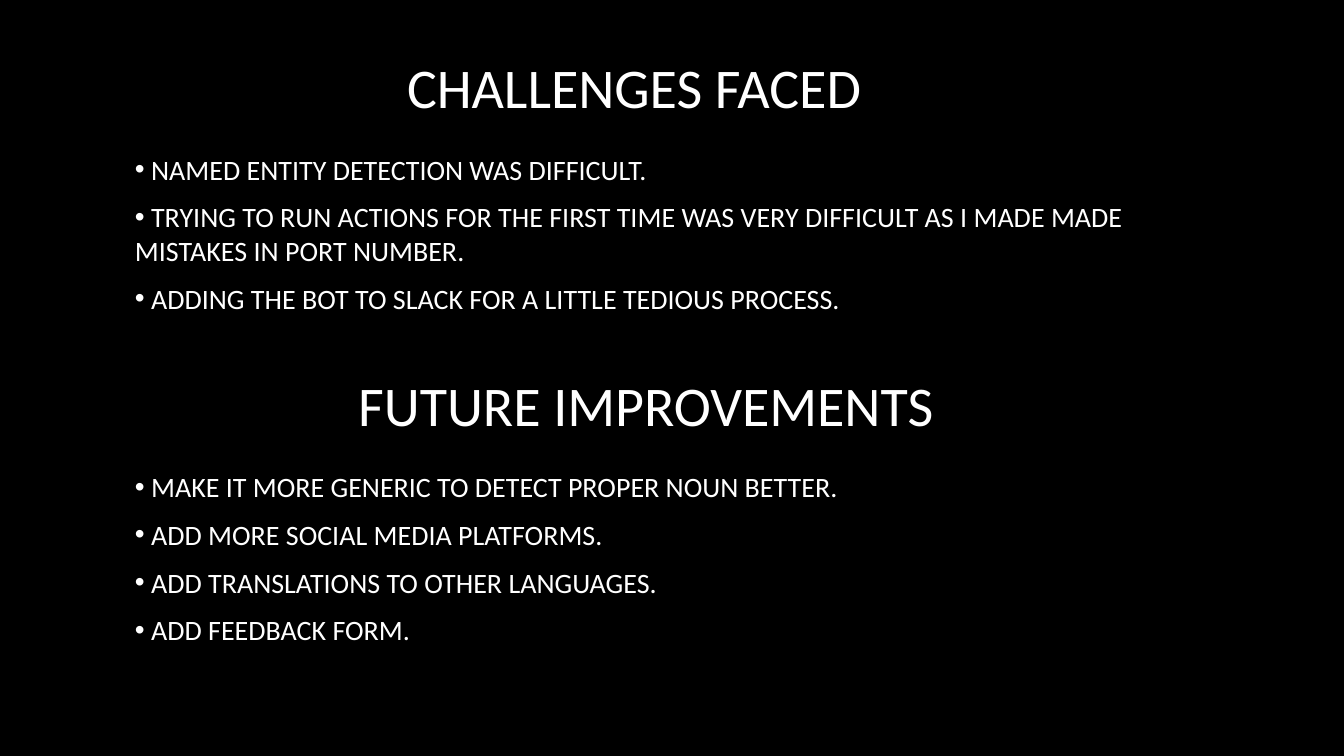
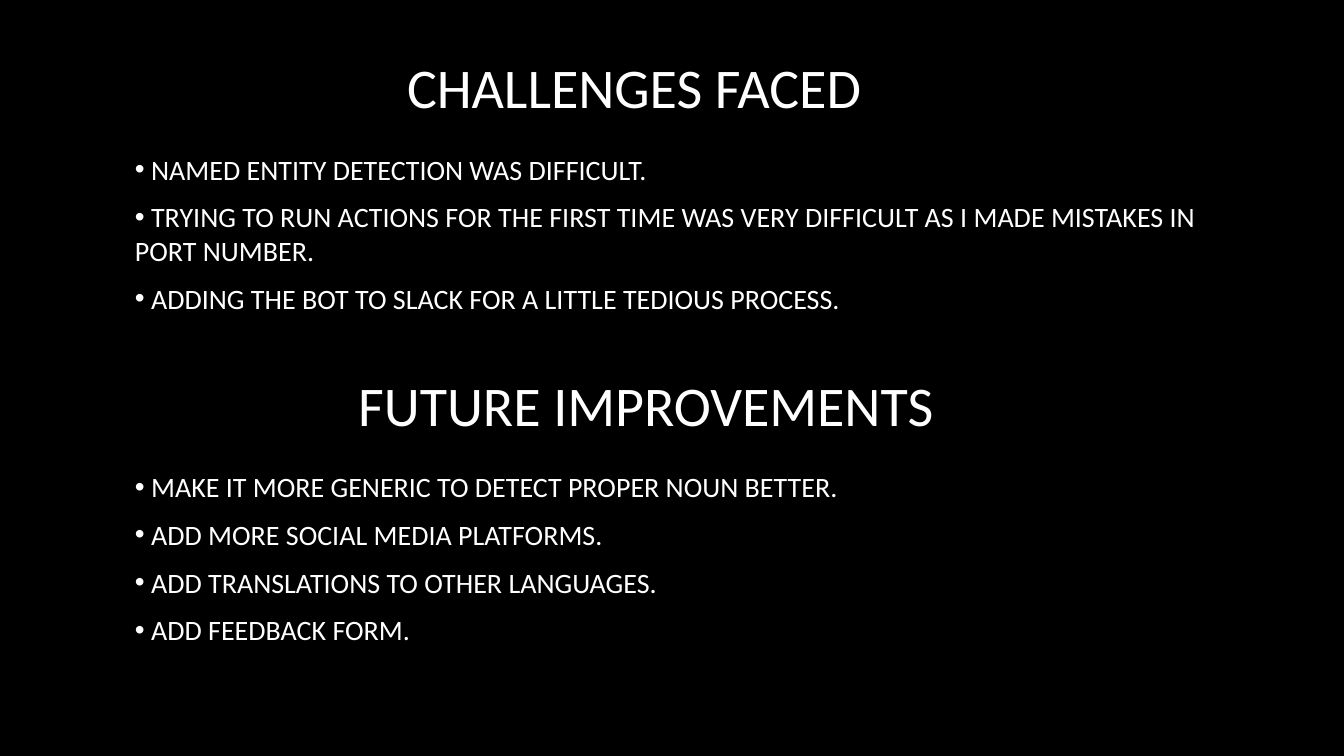
Before and after one commit to ketanmalempati/SocialMedia-ChatBot, a slide deck: slide 12 of CMPE-252 Social Media chatbot.pptx. Drawn at 1344x756 pixels with LibreOffice and Linux fonts; fonts in the diff are those of the drawing; background and template pictures are left out. Boxes give left, top, right and bottom in pixels: in the first picture for what was removed or moved away, otherwise in the second. Text is boxed around its words. In the diff, an @@ line names an element or a change of style, - is before the commit and + after.

Commit message:
updated ppt

```diff
--- a/CMPE-252 Social Media chatbot.pptx
+++ b/CMPE-252 Social Media chatbot.pptx
@@ text at (135, 208, 1195, 262): text changed @@
-• TRYING TO RUN ACTIONS FOR THE FIRST TIME WAS VERY DIFFICULT AS I MADE MADE MISTAKES IN PORT NUMBER.
+• TRYING TO RUN ACTIONS FOR THE FIRST TIME WAS VERY DIFFICULT AS I MADE MISTAKES IN PORT NUMBER.
```
